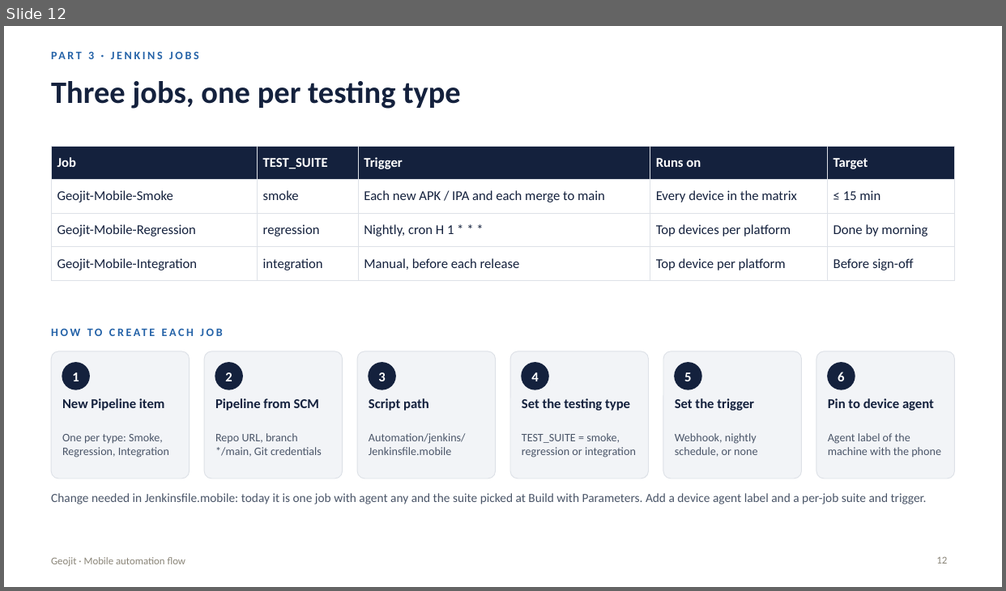
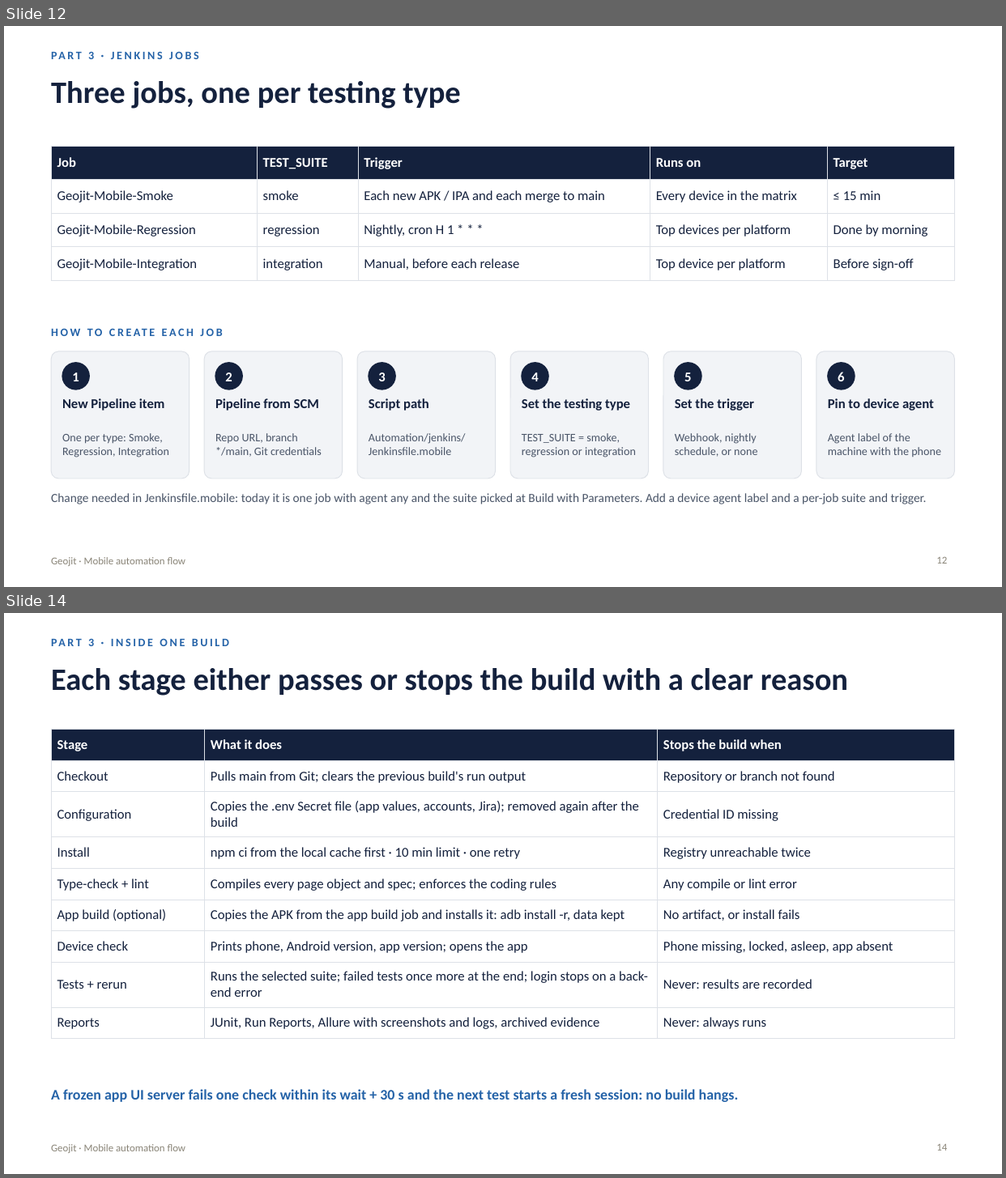
Before and after one commit to raaj177/snapwork-TestDemo, a slide deck: Automation/docs/Mobile-Automation-Flow.pptx. Shown one above the other, each under a label of ours: slide 12 before the commit, slides 12 and 14 after it; the slides between them are not shown. The pictures are 1006x591 and 1006x1178 pixels, drawn with LibreOffice and Linux fonts; fonts in the diff are those of the drawing. Boxes give left, top, right and bottom in pixels: in the first picture for what was removed or moved away, otherwise in the second. Text is boxed around its words. In the diff, an @@ line names an element or a change of style, - is before the commit and + after.

Commit message:
Deck: real Jenkins pipeline, build stages, app build from another node (artifact), published evidence, six next steps

```diff
--- a/Automation/docs/Mobile-Automation-Flow.pptx
+++ b/Automation/docs/Mobile-Automation-Flow.pptx
@@ slide 14 added at (4, 613, 1002, 1174), background #FFFFFF; not listed: 1 template element that a slide beside it also shows @@
@@ text added at (88, 638, 94, 646), 11 pt, text #2563A8, bold @@
+PART 3 · INSIDE ONE BUILD
@@ title added at (51, 668, 848, 696), 30 pt, text #14213D, bold @@
+Each stage either passes or stops the build with a clear reason
@@ table added at (51, 729, 955, 1033), 9 rows, 3 columns @@
+Stage | What it does | Stops the build when
+Checkout | Pulls main from Git; clears the previous build's run output | Repository or branch not found
+Configuration | Copies the .env Secret file (app values, accounts, Jira); removed again after the build | Credential ID missing
+Install | npm ci from the local cache first · 10 min limit · one retry | Registry unreachable twice
+Type-check + lint | Compiles every page object and spec; enforces the coding rules | Any compile or lint error
+App build (optional) | Copies the APK from the app build job and installs it: adb install -r, data kept | No artifact, or install fails
+Device check | Prints phone, Android version, app version; opens the app | Phone missing, locked, asleep, app absent
+Tests + rerun | Runs the selected suite; failed tests once more at the end; login stops on a back-end error | Never: results are recorded
+Reports | JUnit, Run Reports, Allure with screenshots and logs, archived evidence | Never: always runs
@@ text added at (51, 1089, 739, 1102), 14 pt, text #2563A8, bold @@
+A frozen app UI server fails one check within its wait + 30 s and the next test starts a fresh session: no build hangs.
@@ page number added at (936, 1144, 947, 1151), 10 pt, text #8A8578 @@
+14
```
Also in this commit, not shown: 2 slides changed, 2 other slides added.
